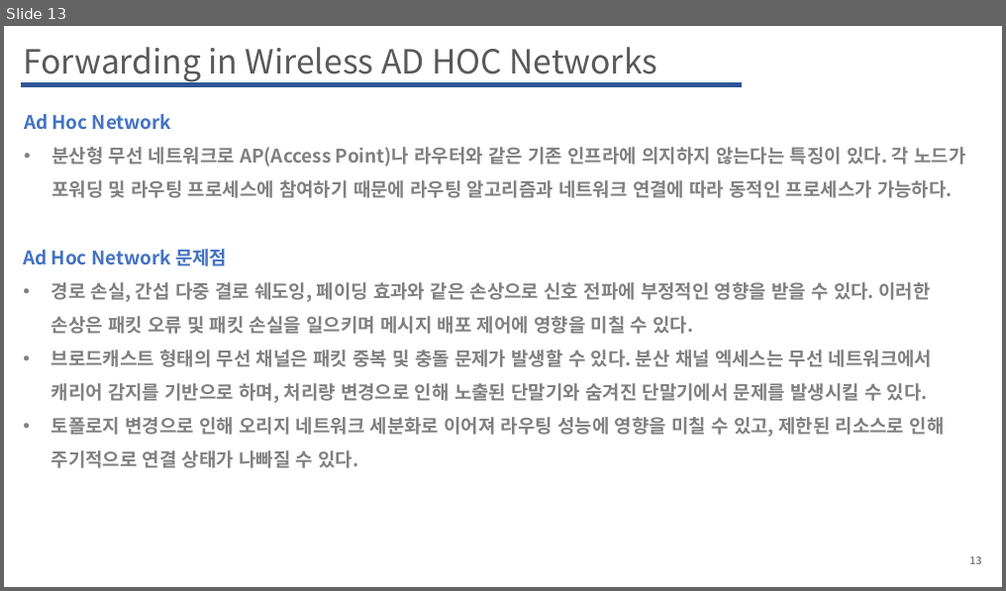
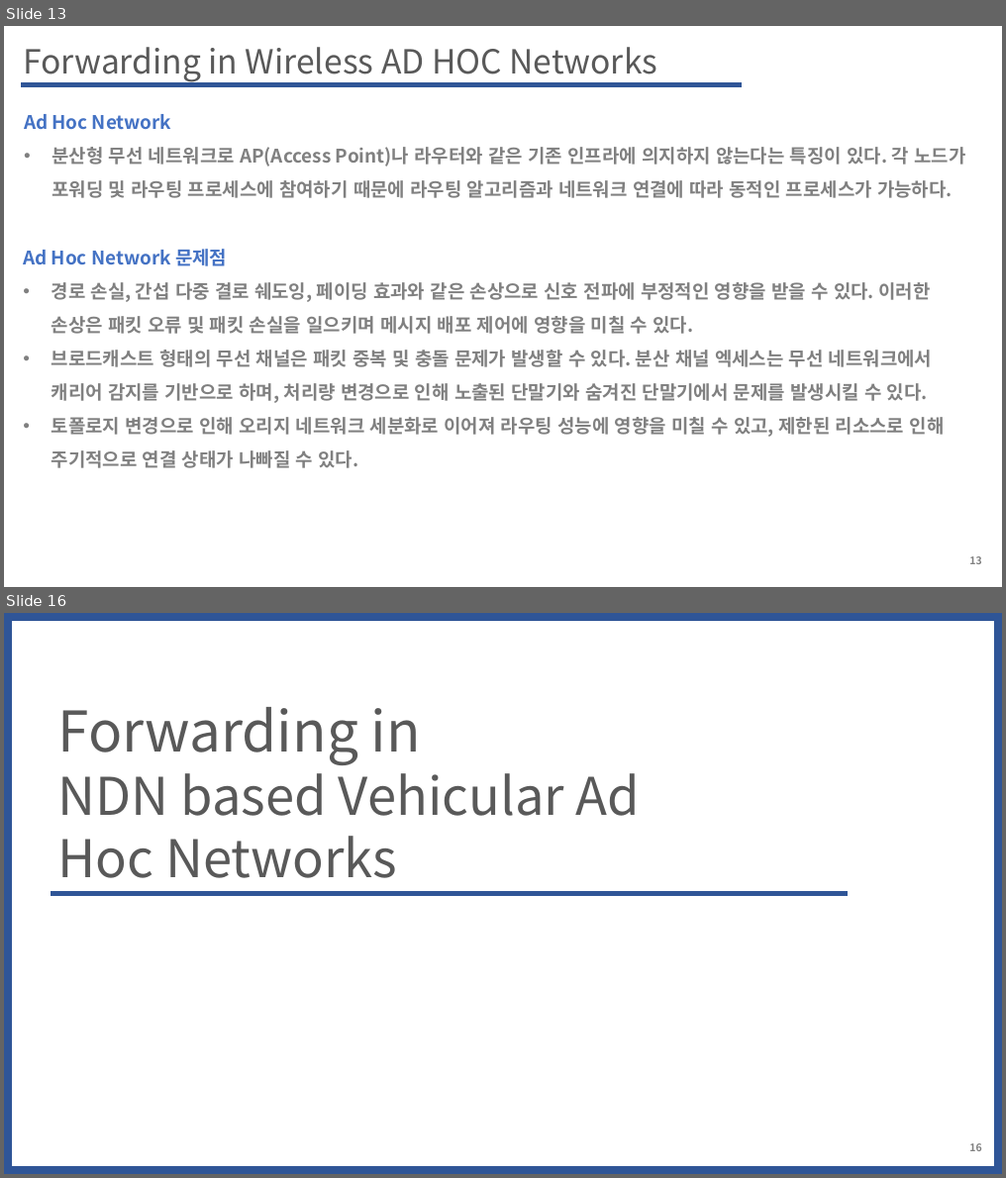
Before and after one commit to WoogiBoogi1129/ICN-NDN, a slide deck: Named-Data-Net/PPT/Forwarding_Strategy_in_NDN_based_Wireless_Networks_A_Survey.pptx. Shown one above the other, each under a label of ours: slide 13 before the commit, slides 13 and 16 after it; the slides between them are not shown. The pictures are 1006x591 and 1006x1178 pixels, drawn with LibreOffice and Linux fonts; fonts in the diff are those of the drawing. Boxes give left, top, right and bottom in pixels: in the first picture for what was removed or moved away, otherwise in the second. Text is boxed around its words. In the diff, an @@ line names an element or a change of style, - is before the commit and + after.

```diff
--- a/Named-Data-Net/PPT/Forwarding_Strategy_in_NDN_based_Wireless_Networks_A_Survey.pptx
+++ b/Named-Data-Net/PPT/Forwarding_Strategy_in_NDN_based_Wireless_Networks_A_Survey.pptx
@@ slide 16 added at [4,613,1002,1174], background #FFFFFF @@
@@ rectangle added at [4,613,1002,1174], outline #2F5597 15 pt @@
@@ text added at [58,707,640,878], 50 pt, text #595959 @@
+Forwarding in
+NDN based Vehicular Ad Hoc Networks
@@ line added from (51, 894) to (847, 894), #2F5597 4.5 pt @@
@@ page number added at [969,1144,981,1152], 10 pt, text #808080, bold @@
+16
```
Also in this commit, not shown: 1 slide changed, 2 other slides added, 1 other file.
